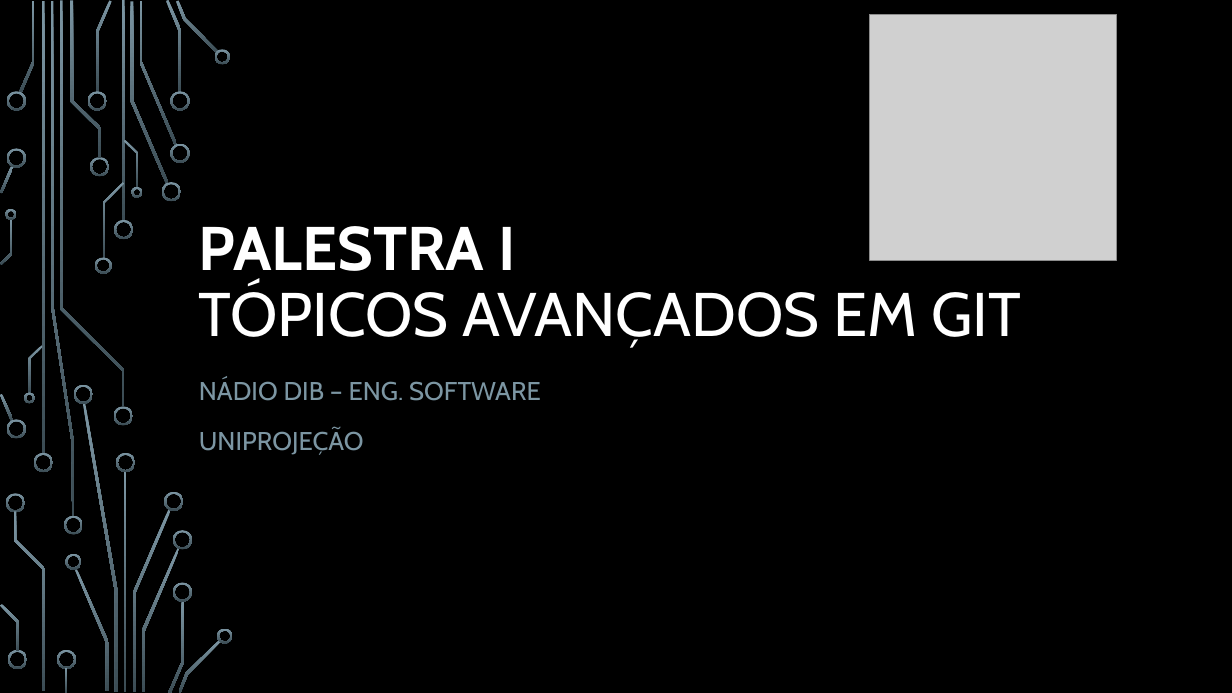
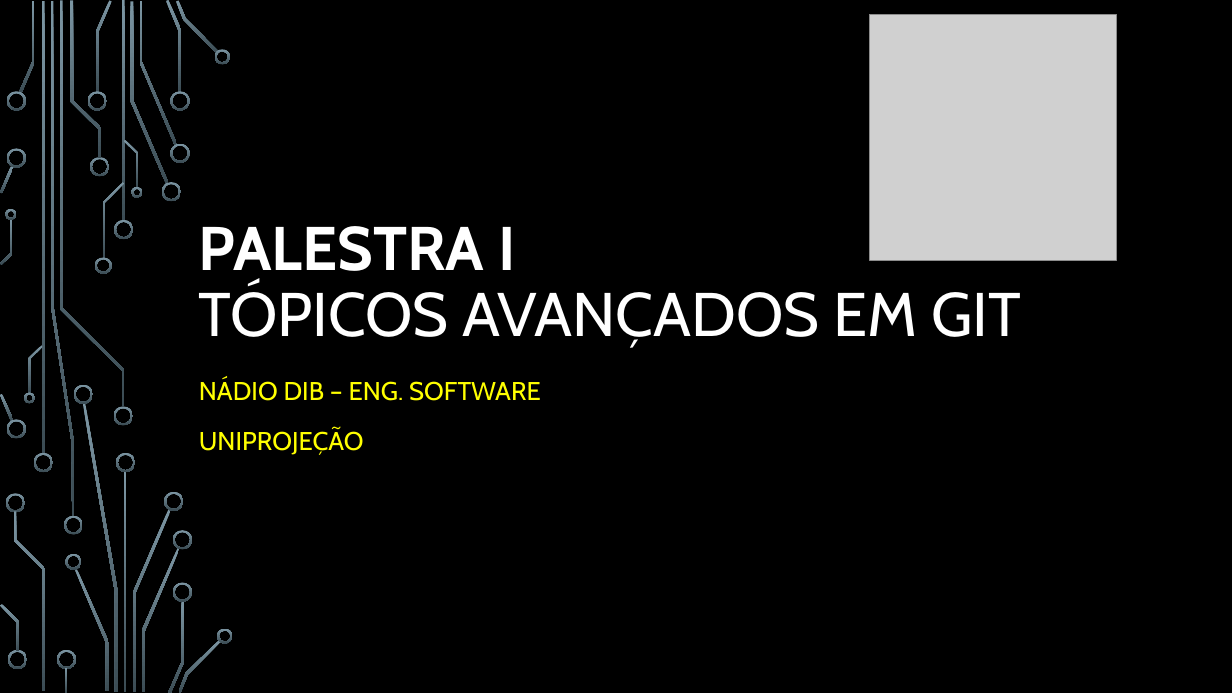
Before and after one commit to Devwarlt/es-docs, a slide deck: slide 1 of Apresentações/Palestra I - Tópicos Avançados em Git.pptx. Drawn at 1232x693 pixels with LibreOffice and Linux fonts; fonts in the diff are those of the drawing; grey boxes stand for pictures; background and template pictures are left out. Boxes give left, top, right and bottom in pixels: in the first picture for what was removed or moved away, otherwise in the second. Text is boxed around its words. In the diff, an @@ line names an element or a change of style, - is before the commit and + after.

```diff
--- a/Apresentações/Palestra I - Tópicos Avançados em Git.pptx
+++ b/Apresentações/Palestra I - Tópicos Avançados em Git.pptx
@@ subtitle "NÁDIO DIB – ENG. SOFTWARE" at <box>199,381,541,455</box>: text colour #7C96A3 to #FFFF00 @@
```
Also in this commit, not shown: 3 other files.
